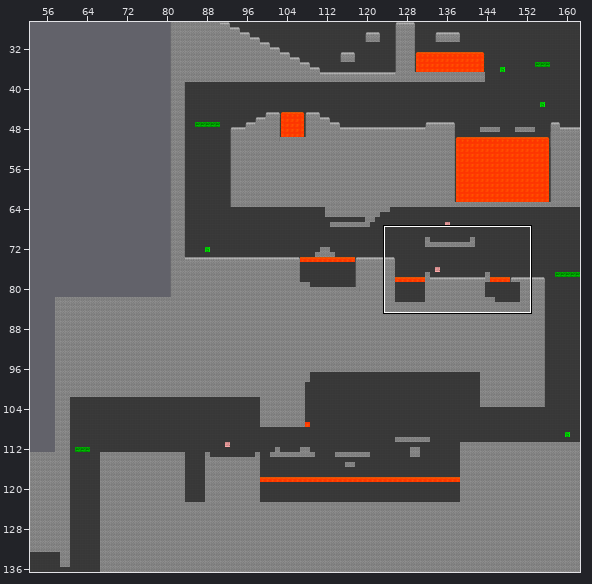
Level history. Tiled map: Project2/assets/data/Level1/Level1.tmx. The picture above shows the old version from afar; the outline marks the close-up.
Close-up. Old version:
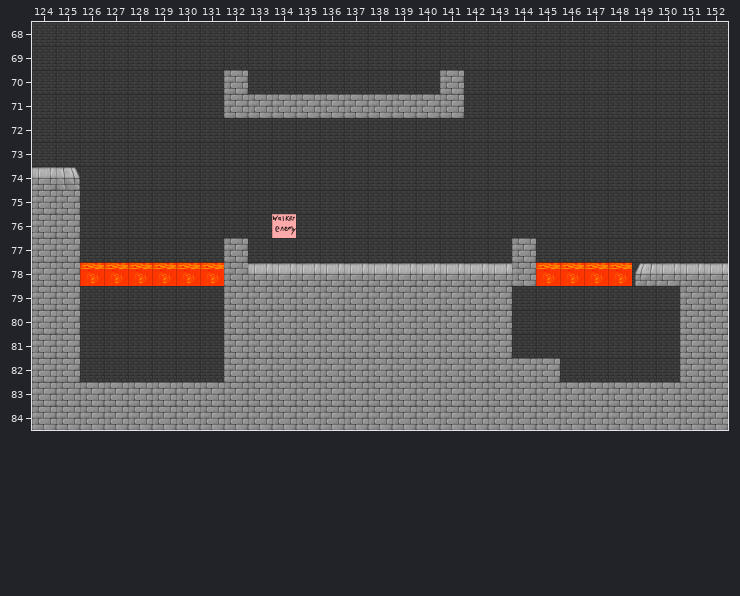
Cells are 64x64 px. Shown: x 124..152, y 68..84. The commit also changed other parts of the map, which this record leaves out.
Now the later version:
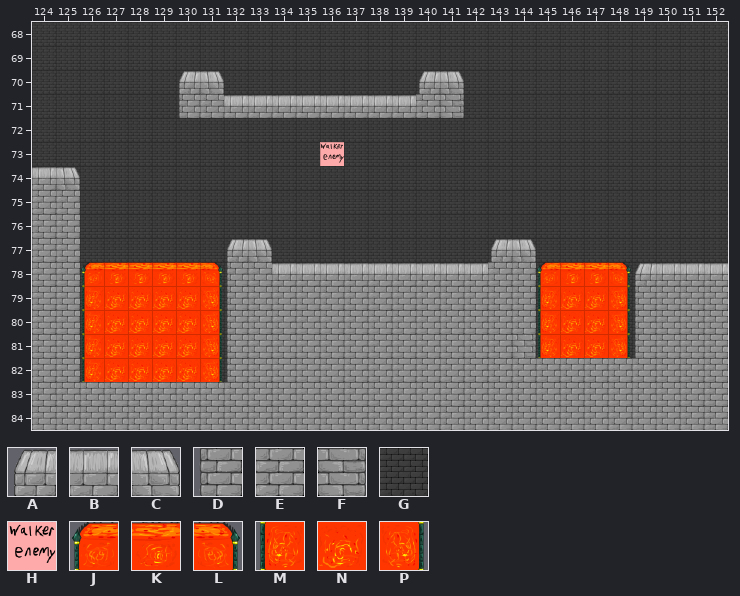
Key: from "tiles1": A 2, B 3, C 4, D 17, E 18, F 19, G 20, H 32, J 60, K 61, L 62, M 75, N 76, P 77.
_ is an empty cell.
Commit message: Lava and lava-death are both things.
Diff:
Layer "Background":
y 81: x 144 G -> _
Layer "Walls":
y 70: x 130..132 __E -> AC_; x 140..141 _E -> AC
y 71: x 130..139 __EEEEEEEE -> DEBBBBBBBB; x 141 E -> F
y 77: x 132..133 E_ -> AC; x 143..144 _E -> AC
y 78: x 132..133 EB -> DE; x 143 B -> E
y 79..80: x 132 E -> D; x 144 _ -> E; x 149..150 __ -> DE
y 81: x 132 E -> D; x 144 _ -> F; x 146 _ -> E; x 149..150 __ -> DE
y 82: x 132 E -> D; x 146..150 _____ -> EEEEE
Layer "Lava":
y 78: x 126 K -> J; x 131 K -> L; x 145 K -> J; x 148 K -> L
y 79..81: x 126..131 ______ -> MNNNNP; x 145..148 ____ -> MNNP
y 82: x 126..131 ______ -> MNNNNP
Layer "Enemies":
y 73: x 136 _ -> H
y 76: x 134 H -> _
